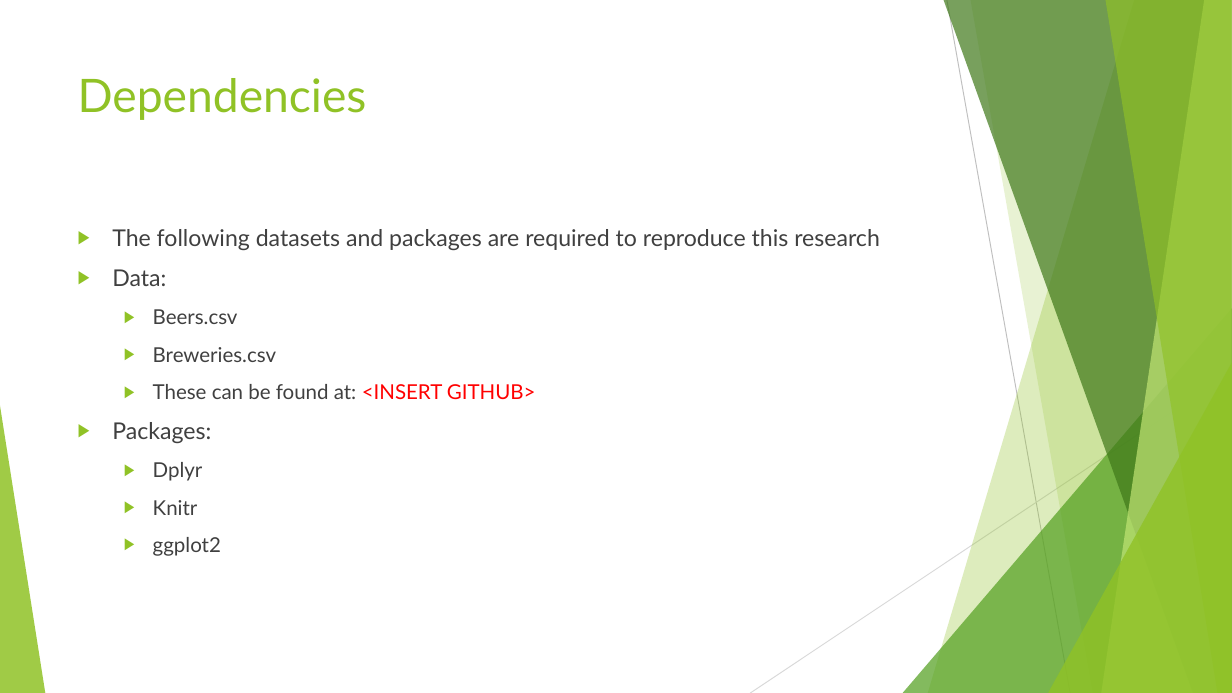
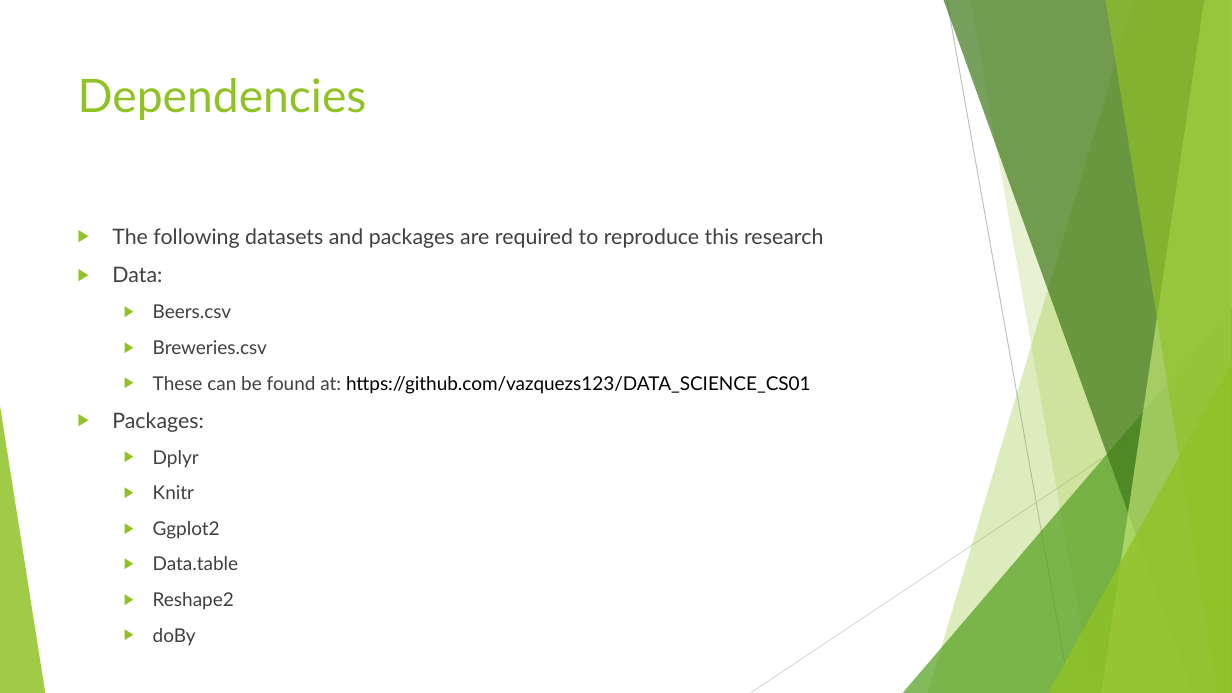
Before and after one commit to vazquezs123/DATA_SCIENCE_CS01, a slide deck: slide 3 of Breweries and Beer Study.pptx. Drawn at 1232x693 pixels with LibreOffice and Linux fonts; fonts in the diff are those of the drawing. Boxes give left, top, right and bottom in pixels: in the first picture for what was removed or moved away, otherwise in the second. Text is boxed around its words. In the diff, an @@ line names an element or a change of style, - is before the commit and + after.

```diff
--- a/Breweries and Beer Study.pptx
+++ b/Breweries and Beer Study.pptx
@@ text at (112, 228, 823, 499): size 18 to 16.6 pt in "The following datasets and packages are required ...", "Data:", "Packages:"; size 16 to 14.8 pt in "Beers.csv", "Breweries.csv", "Dplyr", "Knitr" @@
@@ text at (153, 376, 811, 394): text changed; size 16 to 14.8 pt; text colour #404040 to #000000 @@
-  ▶ These can be found at: <INSERT GITHUB>
+  ▶ These can be found at: https://github.com/vazquezs123/DATA_SCIENCE_CS01
@@ text at (153, 521, 238, 610): text changed; size 16 to 14.8 pt @@
-  ▶ ggplot2
+  ▶ Ggplot2
+  ▶ Data.table
+  ▶ Reshape2
+  ▶ doBy
```
Also in this commit, not shown: 9 other slides changed, 4 other files.
